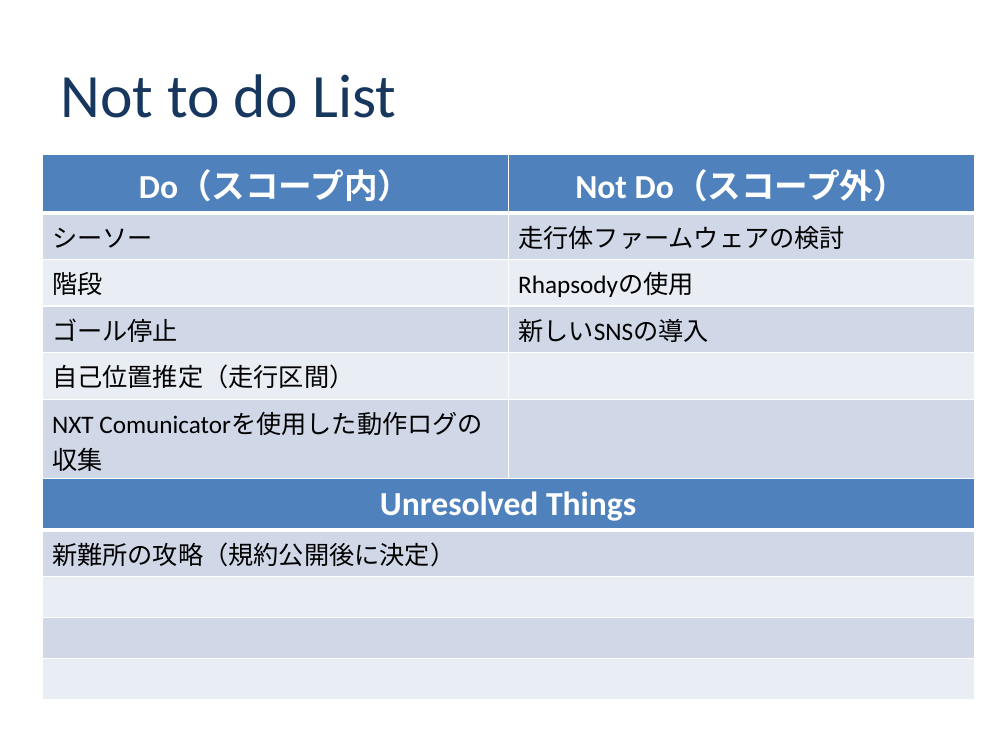
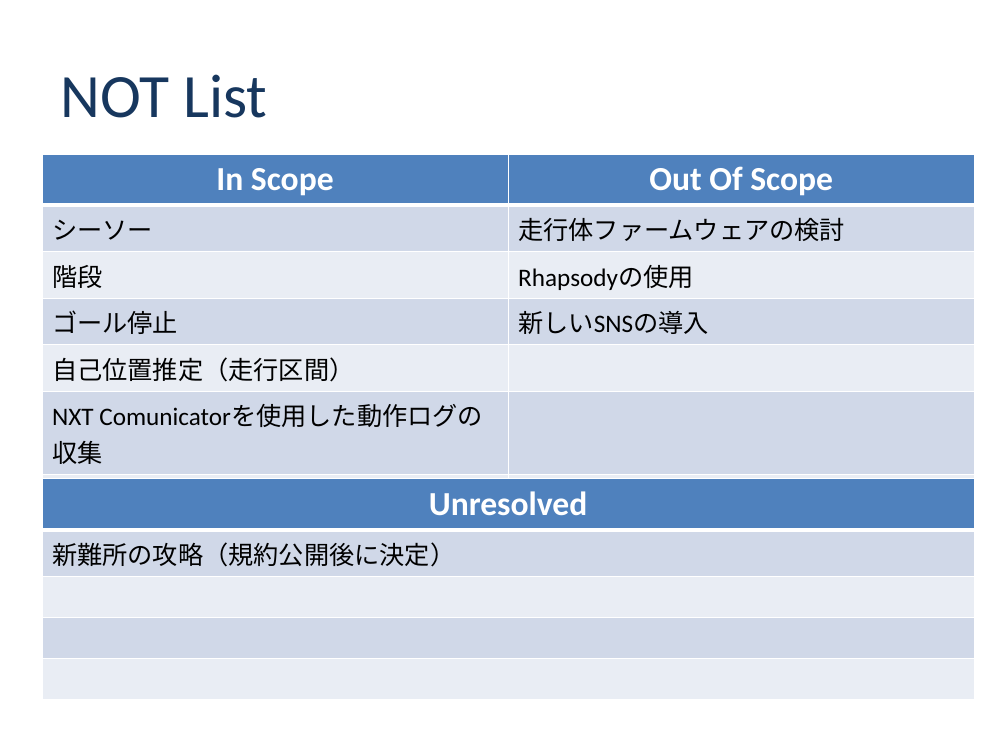
Before and after one commit to class-snct-rikitakelab/e-konbu2012, a slide deck: slide 6 of Inception Deck -E-konbu-.pptx (slide 5 before the commit). Drawn at 1008x756 pixels with LibreOffice and Linux fonts; fonts in the diff are those of the drawing; background and template pictures are left out. Boxes give left, top, right and bottom in pixels: in the first picture for what was removed or moved away, otherwise in the second. Text is boxed around its words. In the diff, an @@ line names an element or a change of style, - is before the commit and + after.

```diff
--- a/Inception Deck -E-konbu-.pptx
+++ b/Inception Deck -E-konbu-.pptx
@@ title at box(60, 74, 267, 118): text changed @@
-Not to do List
+NOT List
@@ table at box(42, 154, 974, 480) @@
-row 1, column 1: Do（スコープ内）
+row 1, column 1: In Scope
-row 1, column 2: Not Do（スコープ外）
+row 1, column 2: Out Of Scope
@@ table at box(42, 479, 975, 692) @@
-row 1, column 1: Unresolved Things
+row 1, column 1: Unresolved
```
Also in this commit, not shown: 11 other slides changed, 1 slide added, 3 other files.
